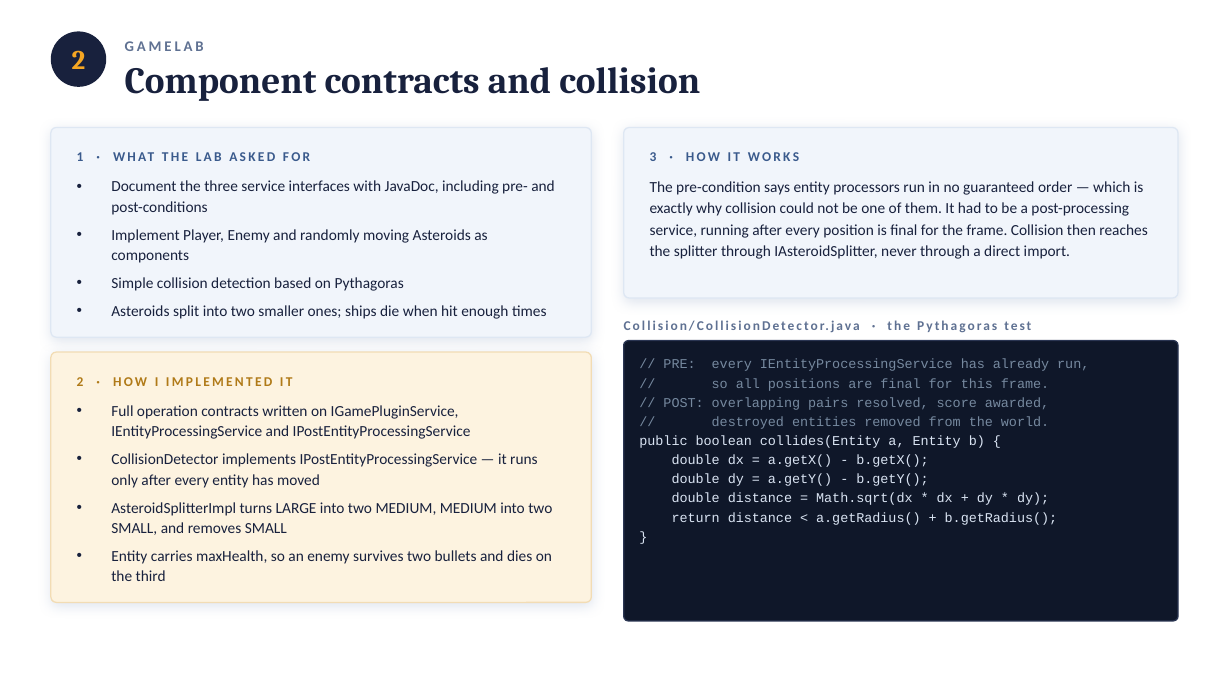
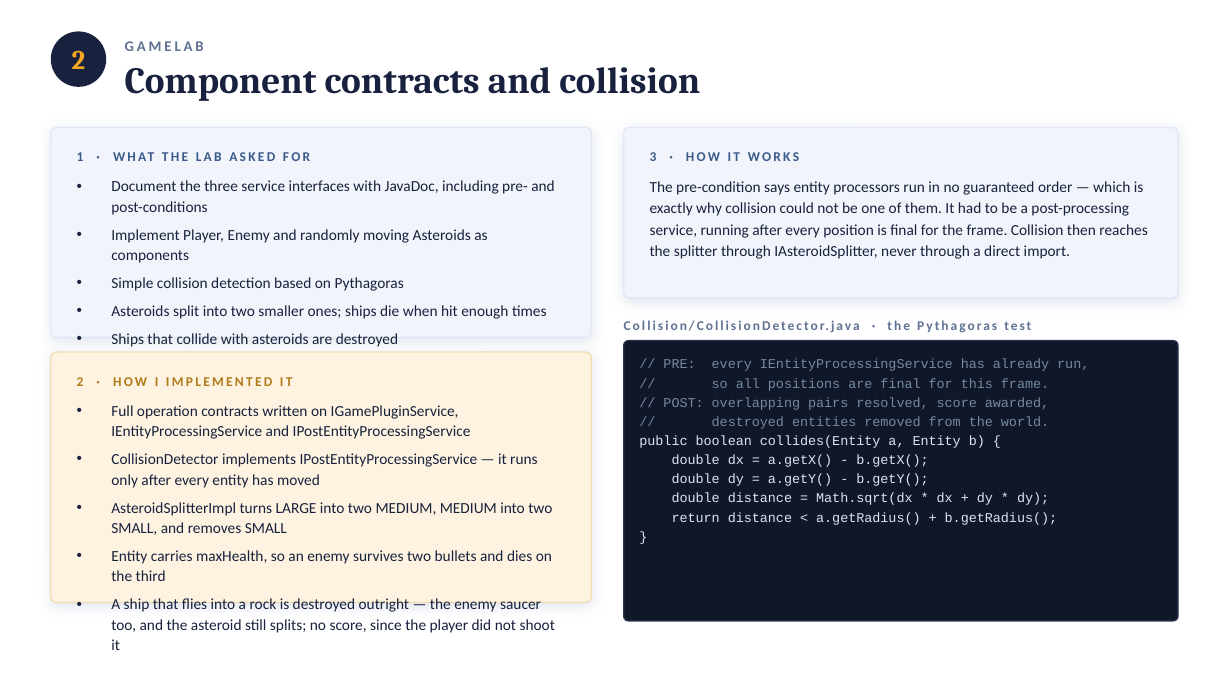
Before and after one commit to Fard121/asteroid_game, a slide deck: slide 5 of AsteroidsFX-Presentation.pptx. Drawn at 1232x693 pixels with LibreOffice and Linux fonts; fonts in the diff are those of the drawing. Boxes give left, top, right and bottom in pixels: in the first picture for what was removed or moved away, otherwise in the second. Text is boxed around its words. In the diff, an @@ line names an element or a change of style, - is before the commit and + after.

```diff
--- a/AsteroidsFX-Presentation.pptx
+++ b/AsteroidsFX-Presentation.pptx
@@ text at <box>111,333,398,347</box>: paragraph added @@
+• Ships that collide with asteroids are destroyed
@@ text at <box>111,598,555,650</box>: paragraph added @@
+• A ship that flies into a rock is destroyed outright — the enemy saucer too, and the asteroid still splits; no score, since the player did not shoot it
```
Also in this commit, not shown: 4 other slides changed, 7 other files.
